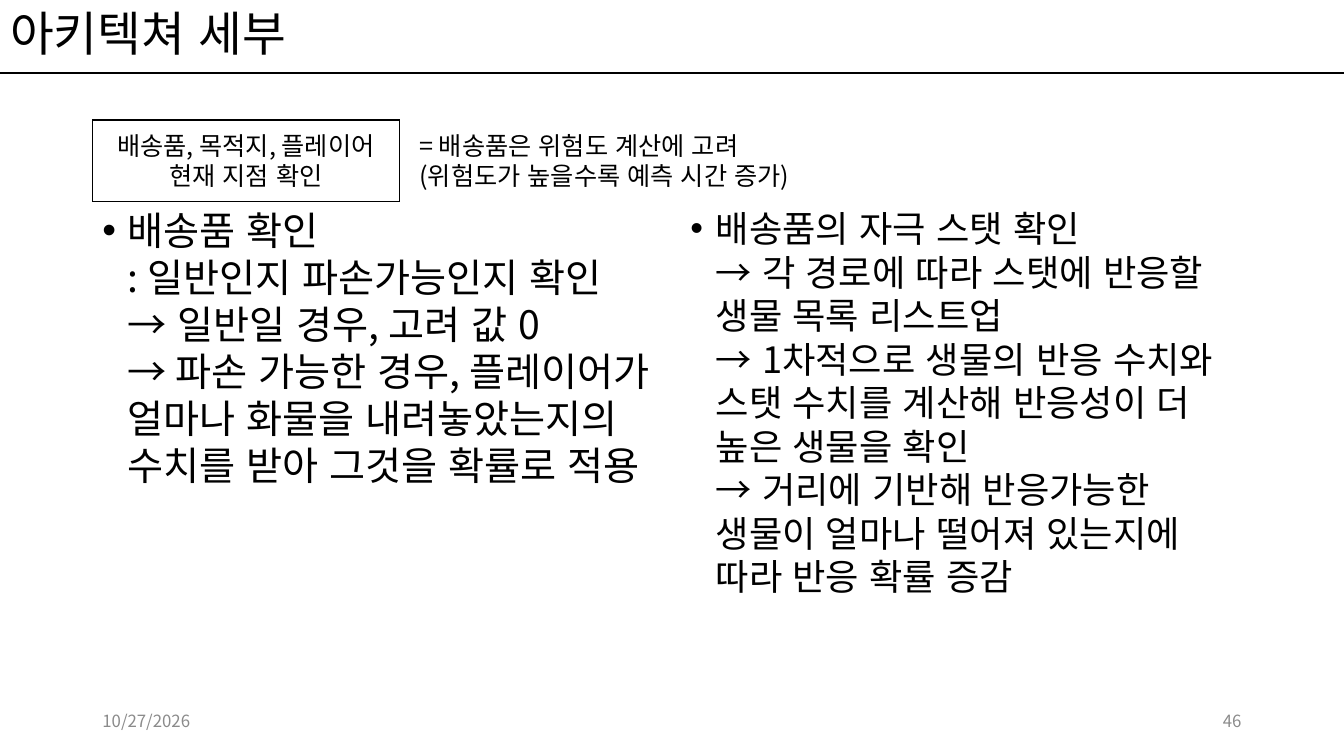
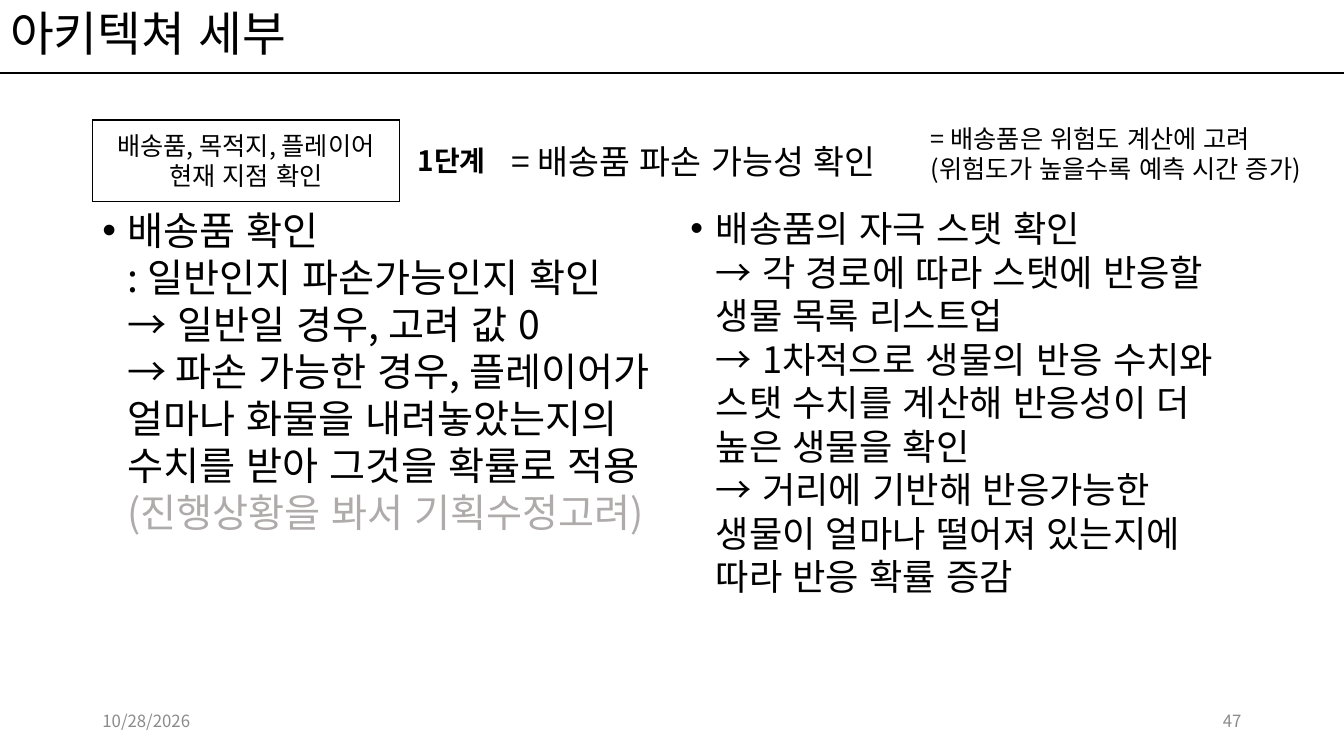
Before and after one commit to kwakyerin/2026_Graduation_Project, a slide deck: slide 47 of documents/HyunahKwon/design/designing/for_teammates/배트와 달트_기획.pptx (slide 46 before the commit). Drawn at 1344x756 pixels with LibreOffice and Linux fonts; fonts in the diff are those of the drawing. Boxes give left, top, right and bottom in pixels: in the first picture for what was removed or moved away, otherwise in the second. Text is boxed around its words. In the diff, an @@ line names an element or a change of style, - is before the commit and + after.

Commit message:
아키텍쳐 지형 고려 단계 기획 및 정리 완료
전체 기획서에 해당 내용 위치함

```diff
--- a/documents/HyunahKwon/design/designing/for_teammates/배트와 달트_기획.pptx
+++ b/documents/HyunahKwon/design/designing/for_teammates/배트와 달트_기획.pptx
@@ text "= 배송품은 위험도 계산에 고려 ...": place and size @@
-text "= 배송품은 위험도 계산에 고려 ..." at [419, 134, 789, 190]
+text "= 배송품은 위험도 계산에 고려 ..." at [931, 127, 1301, 183]
@@ text added at [418, 147, 486, 174], 20 pt, text #000000, bold @@
+1단계
@@ text added at [538, 146, 875, 177], 24 pt, text #000000 @@
+= 배송품 파손 가능성 확인
@@ text at [128, 212, 649, 535]: text changed @@
-• 배송품 확인
-  : 일반인지 파손가능인지 확인
-  → 일반일 경우, 고려 값 0
-  → 파손 가능한 경우, 플레이어가 얼마나 화물을 내려놓았는지의 수치를 받아 그것을 확률로 적용
+• 배송품 확인
+  : 일반인지 파손가능인지 확인
+  → 일반일 경우, 고려 값 0
+  → 파손 가능한 경우, 플레이어가 얼마나 화물을 내려놓았는지의 수치를 받아 그것을 확률로 적용(진행상황을 봐서 기획수정고려)
@@ text at [102, 714, 190, 730]: text changed @@
-10/27/2026
+10/28/2026
@@ page number at [1223, 715, 1242, 727]: text changed @@
-46
+47
```
Also in this commit, not shown: 70 other slides changed, 3 slides added, 1 other file.
